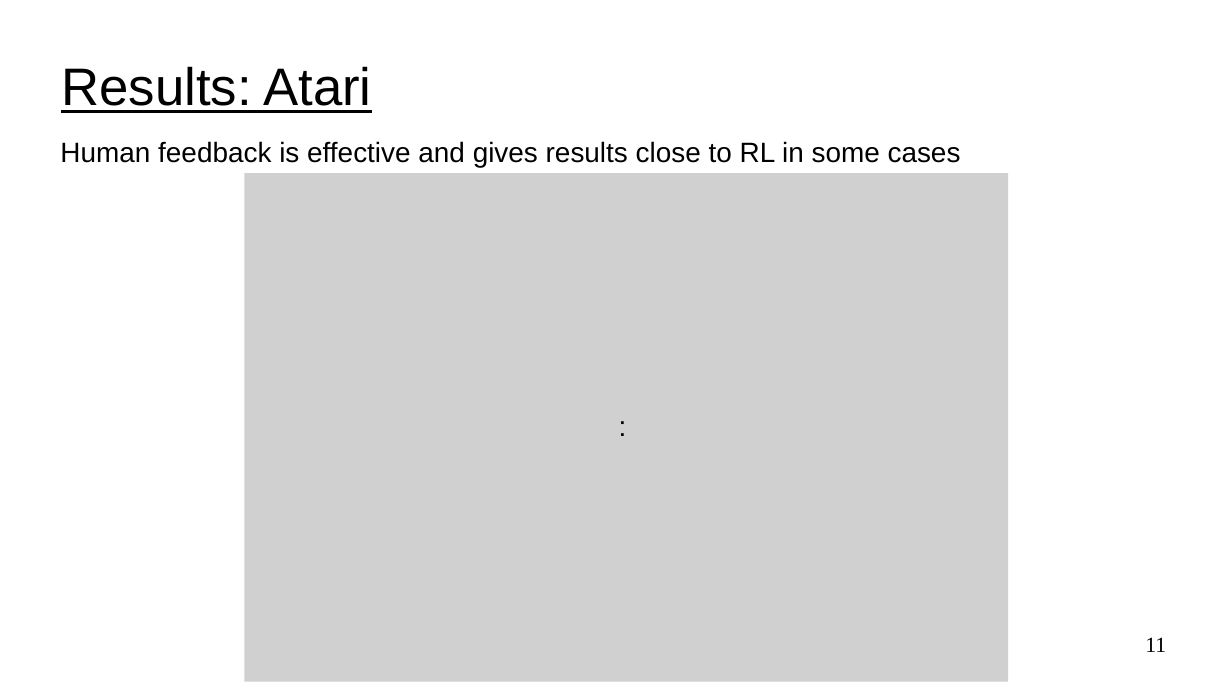
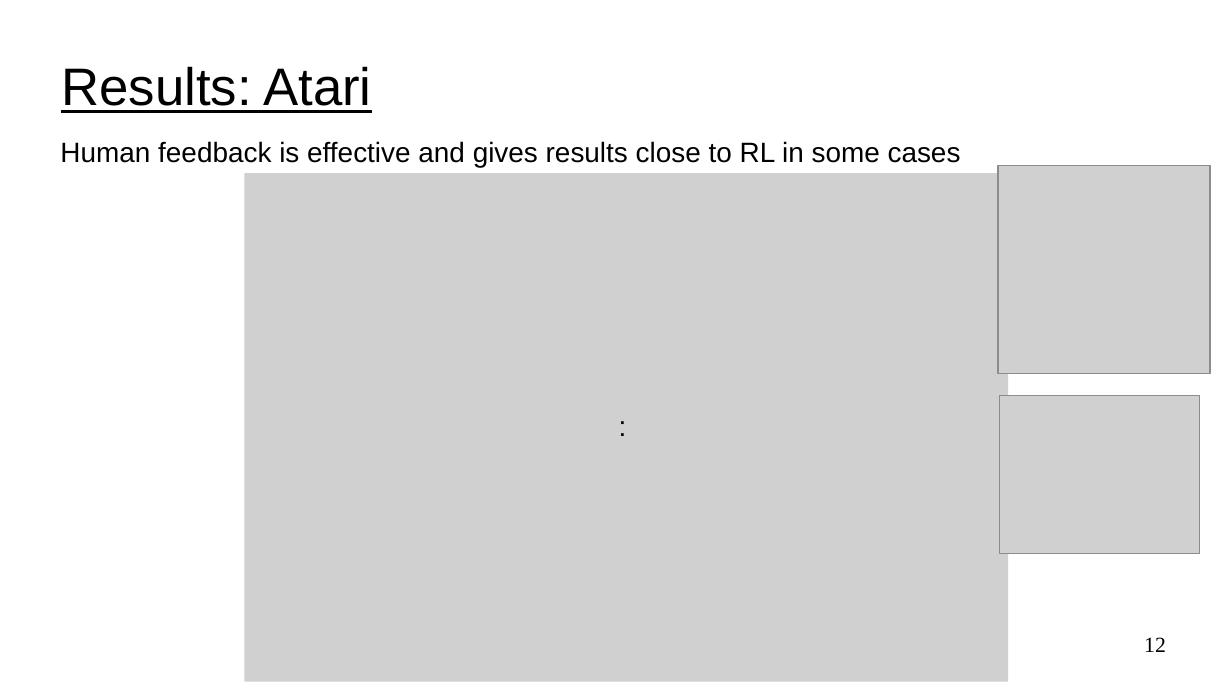
Before and after one commit to UVADS/reinforcement_learning, a slide deck: slide 12 of 11_rl_human_feedback/rlhf.ppt (slide 11 before the commit). Drawn at 1232x693 pixels with LibreOffice and Linux fonts; fonts in the diff are those of the drawing; grey boxes stand for pictures. Boxes give left, top, right and bottom in pixels: in the first picture for what was removed or moved away, otherwise in the second. Text is boxed around its words. In the diff, an @@ line names an element or a change of style, - is before the commit and + after.

```diff
--- a/11_rl_human_feedback/rlhf.ppt
+++ b/11_rl_human_feedback/rlhf.ppt
@@ picture added at <box>998,165,1211,373</box> @@
@@ picture added at <box>999,396,1200,553</box> @@
@@ page number at <box>1144,637,1166,652</box>: text changed @@
-11
+12
```
Also in this commit, not shown: 10 other slides changed, 3 slides added, 1 slide removed, 1 other file.
